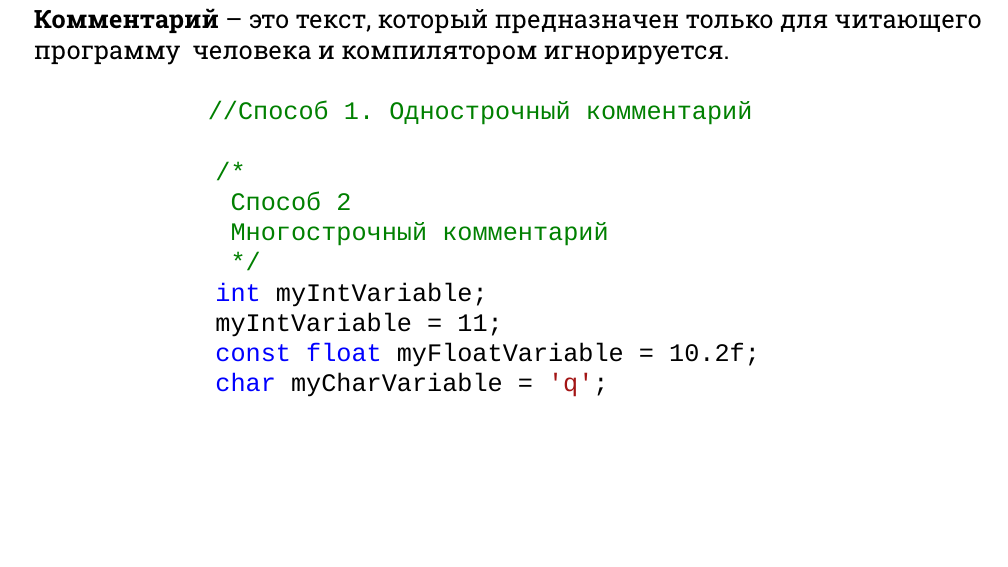
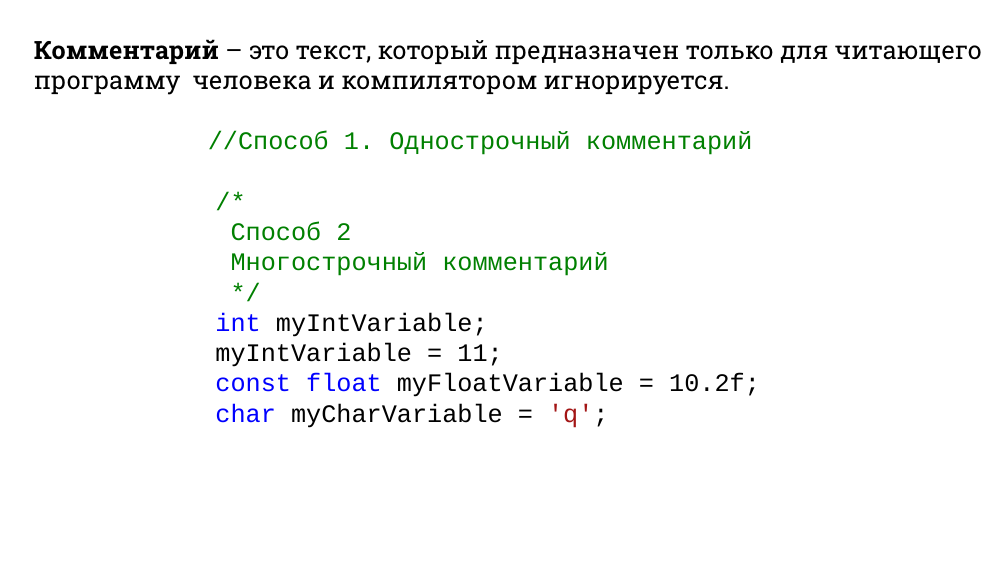
Before and after one commit to DaniilKlyukin/ITiP-1, a slide deck: slide 26 of Лекции/ИТиП лек 1.pptx. Drawn at 1008x567 pixels with LibreOffice and Linux fonts; fonts in the diff are those of the drawing. Boxes give left, top, right and bottom in pixels: in the first picture for what was removed or moved away, otherwise in the second. Text is boxed around its words. In the diff, an @@ line names an element or a change of style, - is before the commit and + after.

```diff
--- a/Лекции/ИТиП лек 1.pptx
+++ b/Лекции/ИТиП лек 1.pptx
@@ text "Комментарий – это текст, который ...": place and size @@
-text "Комментарий – это текст, который ..." at (34, 8, 982, 397)
+text "Комментарий – это текст, который ..." at (34, 39, 982, 428)
```
Also in this commit, not shown: 3 other slides changed, 9 other files.
